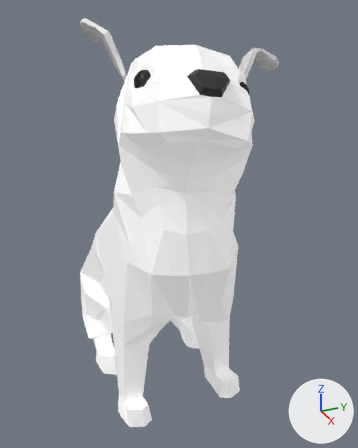
An edit to the Blender file Content/Assets/Umbrella/dog_05.blend, drawn before and after from the same camera.
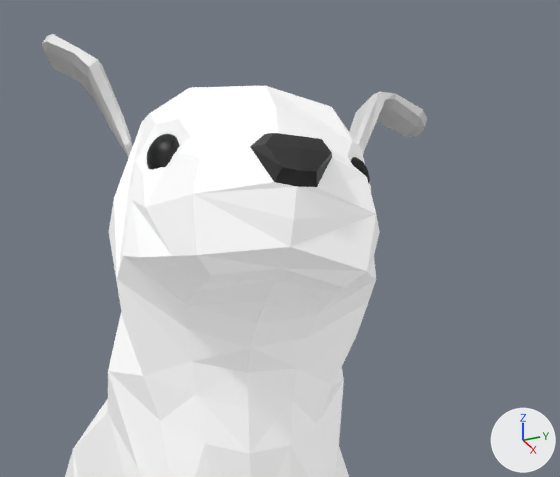
Each version appears first whole from a 50 mm camera at (3.63, -1.19, 2.25) aimed at (0.41, 0.25, 0.64), and next in a close-up on the part from 16% to 97% of the width and 0% to 55% of the height. The lights are fixed; the arrows at lower right show +X, +Y and +Z. Both versions are drawn at frame 1 of the action 'sit_idle'; the numbers are the values there.
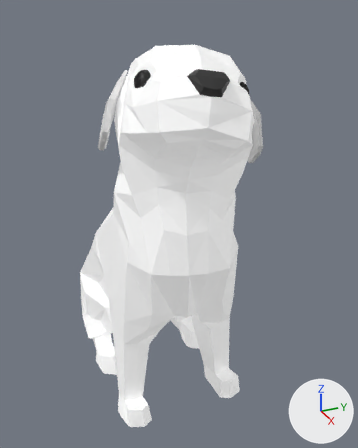
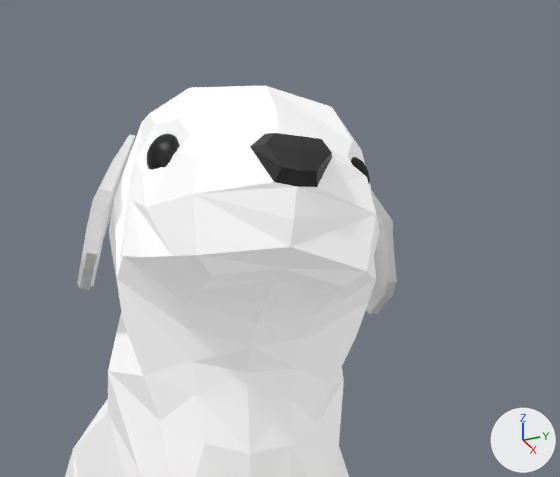
Changed parts and their boxes (x1, y1, x2, y2) in the close-ups (560 x 477 px; the box of a moved part takes in the faces that stretch with it):
```json
{"object": "Cube.001", "change": "reshaped", "before": [42, 34, 427, 156], "after": [77, 134, 397, 314]}
{"part": 1, "of": "me_cube", "change": "moved or reshaped", "before": [42, 34, 133, 156], "after": [77, 134, 135, 290]}
{"part": 2, "of": "me_cube", "change": "moved or reshaped", "before": [349, 92, 427, 154], "after": [366, 190, 397, 314]}
```

Scene script edits in JSON lines:
```json
{"block": "me_cube", "where": "# used by ob_cube_001; location = (1.954, -0.349, 1.747); rotation_euler = (-0.188, 0.0432, 0.0), in degrees (-11, 2.5, 0); scale = (0.097, 0.0162, 0.097)"}
{"op": "remove", "block": "me_cube", "code": "me_cube.from_pydata(...)  # 96 vertices, 92 faces; spans x -16.4..-10.3, y -8.4..67.2, z 0.0..3.5"}
{"op": "add", "block": "me_cube", "code": "me_cube.from_pydata(...)  # 96 vertices, 92 faces; spans x -13.2..-7.6, y -4.7..55.3, z -3.8..1.2"}
{"block": "me_cube", "change": "me_cube part 1: 48 of 96 vertices moved; they spanned x -16.4..-12.1, y -8.4..8.8, z 0.0..3.2 and now span x -13.2..-9.8, y -4.7..7.5, z -3.8..0.9; mean shift (2.9, 0.4, -3.5); largest move (-15.1, -8.4, 2.9) -> (-9.9, -2.8, -2.9)"}
{"block": "me_cube", "change": "me_cube part 2: 48 of 96 vertices moved; they spanned x -13.5..-10.3, y 47.2..67.2, z 0.4..3.5 and now span x -11.4..-7.6, y 47.0..55.3, z -3.3..1.2; mean shift (2.0, -5.3, -3.4); largest move (-11.8, 66.7, 2.2) -> (-8.7, 52.7, -3.3)"}
```
